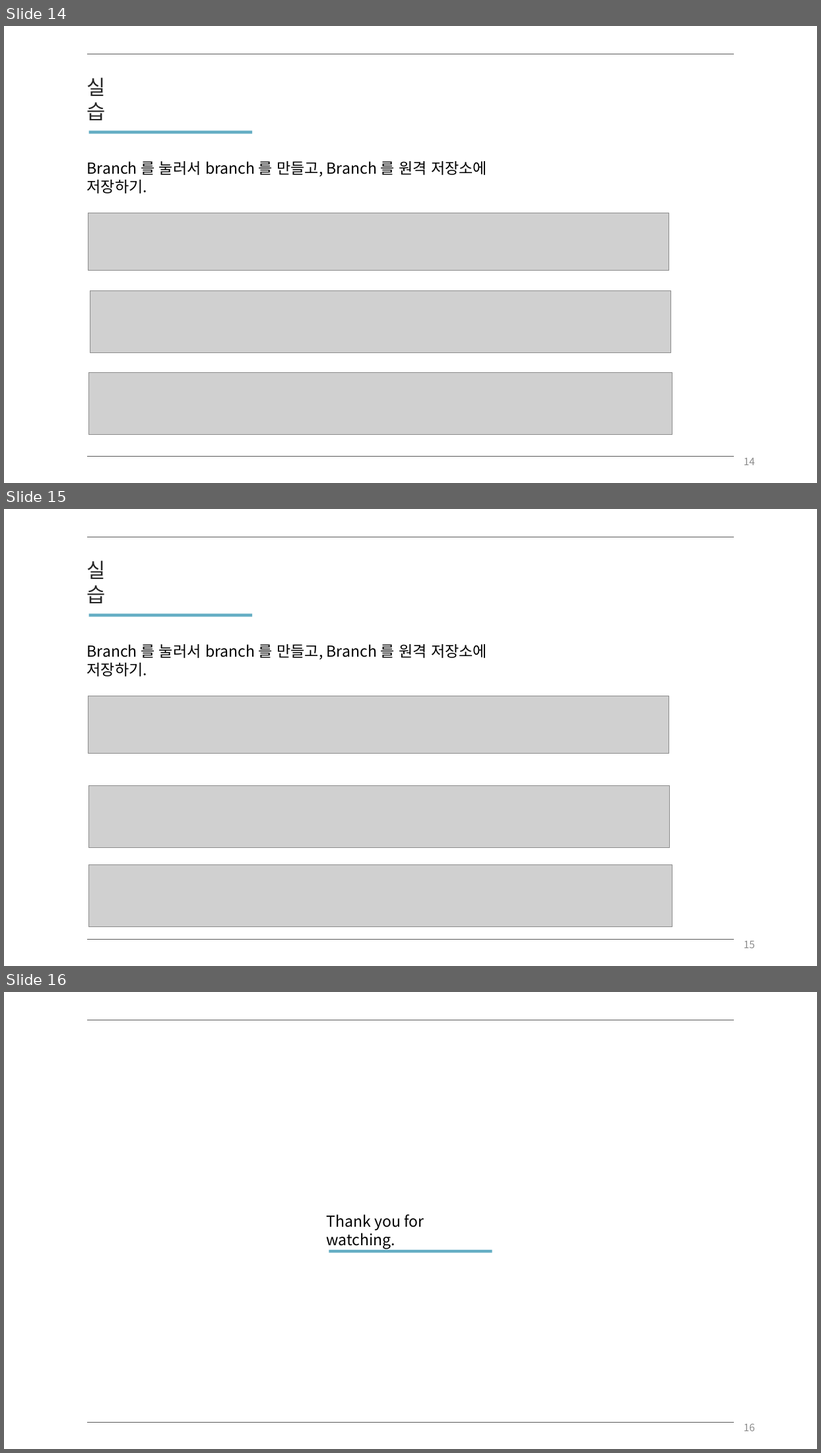
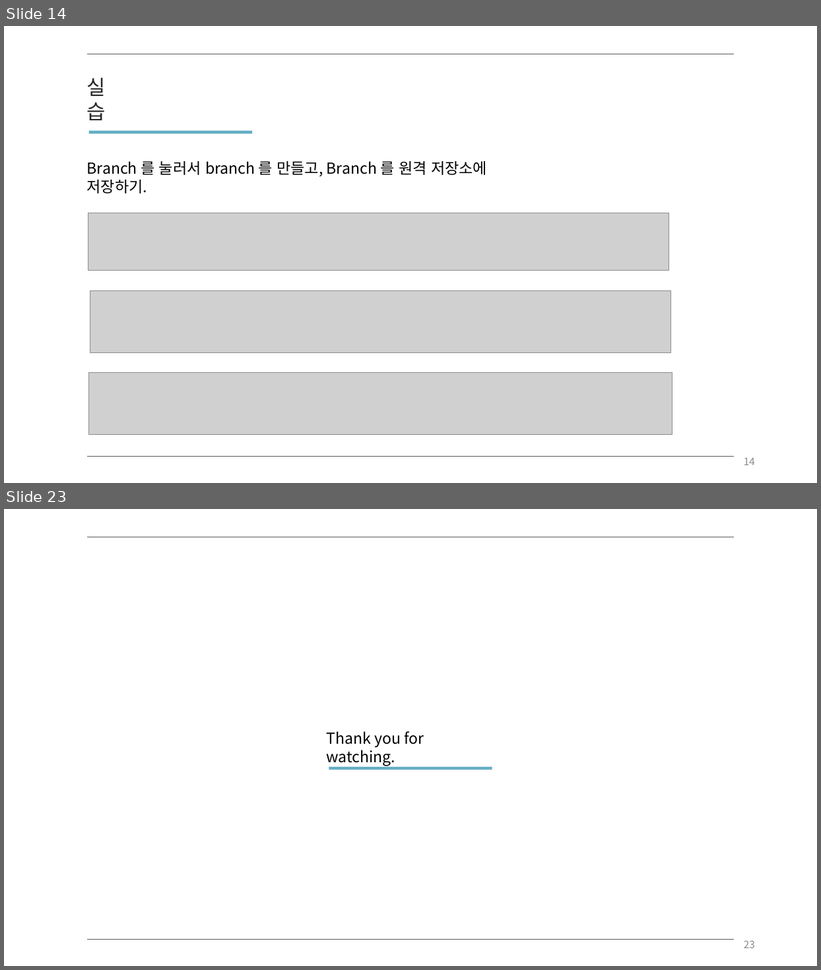
Before and after one commit to DongSang2Mong/study, a slide deck: Github 강의.pptx. Shown one above the other, each under a label of ours: slides 14, 15 and 16 before the commit, slides 14 and 23 after it; the slides between them are not shown. The pictures are 821x1453 and 821x970 pixels, drawn with LibreOffice and Linux fonts; fonts in the diff are those of the drawing; grey boxes stand for pictures. Boxes give left, top, right and bottom in pixels: in the first picture for what was removed or moved away, otherwise in the second. Text is boxed around its words. In the diff, an @@ line names an element or a change of style, - is before the commit and + after.

```diff
--- a/Github 강의.pptx
+++ b/Github 강의.pptx
@@ slide 15 removed at (4,509,817,966), background #FFFFFF @@
@@ line removed from (87, 537) to (734, 537) @@
@@ text removed at (87,560,106,603) @@
-실습
@@ rectangle removed at (88,614,252,617) @@
@@ text removed at (87,644,487,677) @@
-Branch 를 눌러서 branch 를 만들고, Branch 를 원격 저장소에 저장하기.
@@ picture removed at (88,696,669,754) @@
@@ picture removed at (88,786,669,848) @@
@@ picture removed at (88,865,673,927) @@
@@ line removed from (87, 940) to (734, 940) @@
@@ page number removed at (744,941,755,949) @@
-15
@@ what was slide 16 is now slide 23 @@
@@ page number at (744,941,755,949): text changed @@
-16
+23
```
Also in this commit, not shown: 8 slides added, 1 other file.
